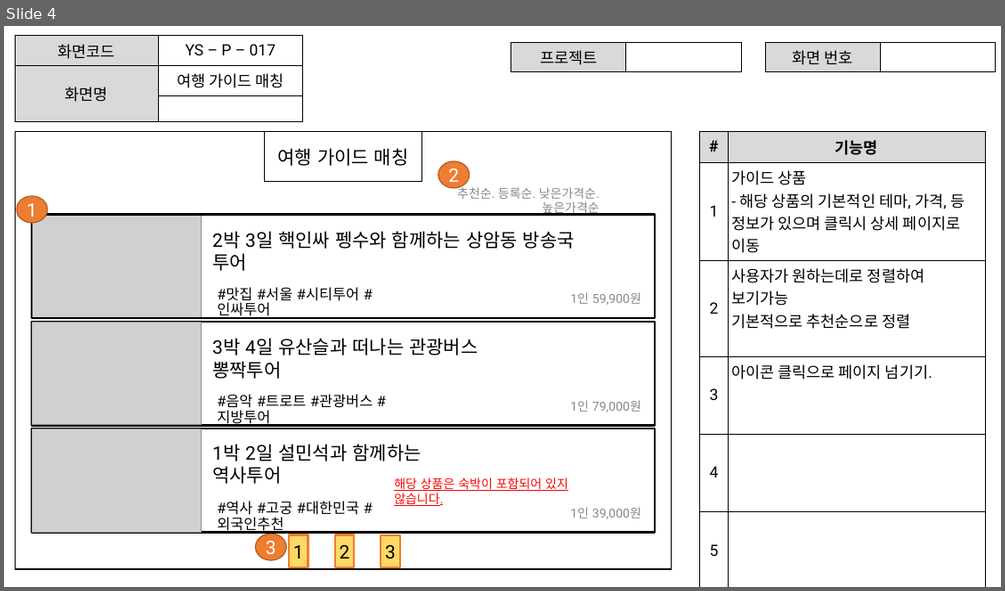
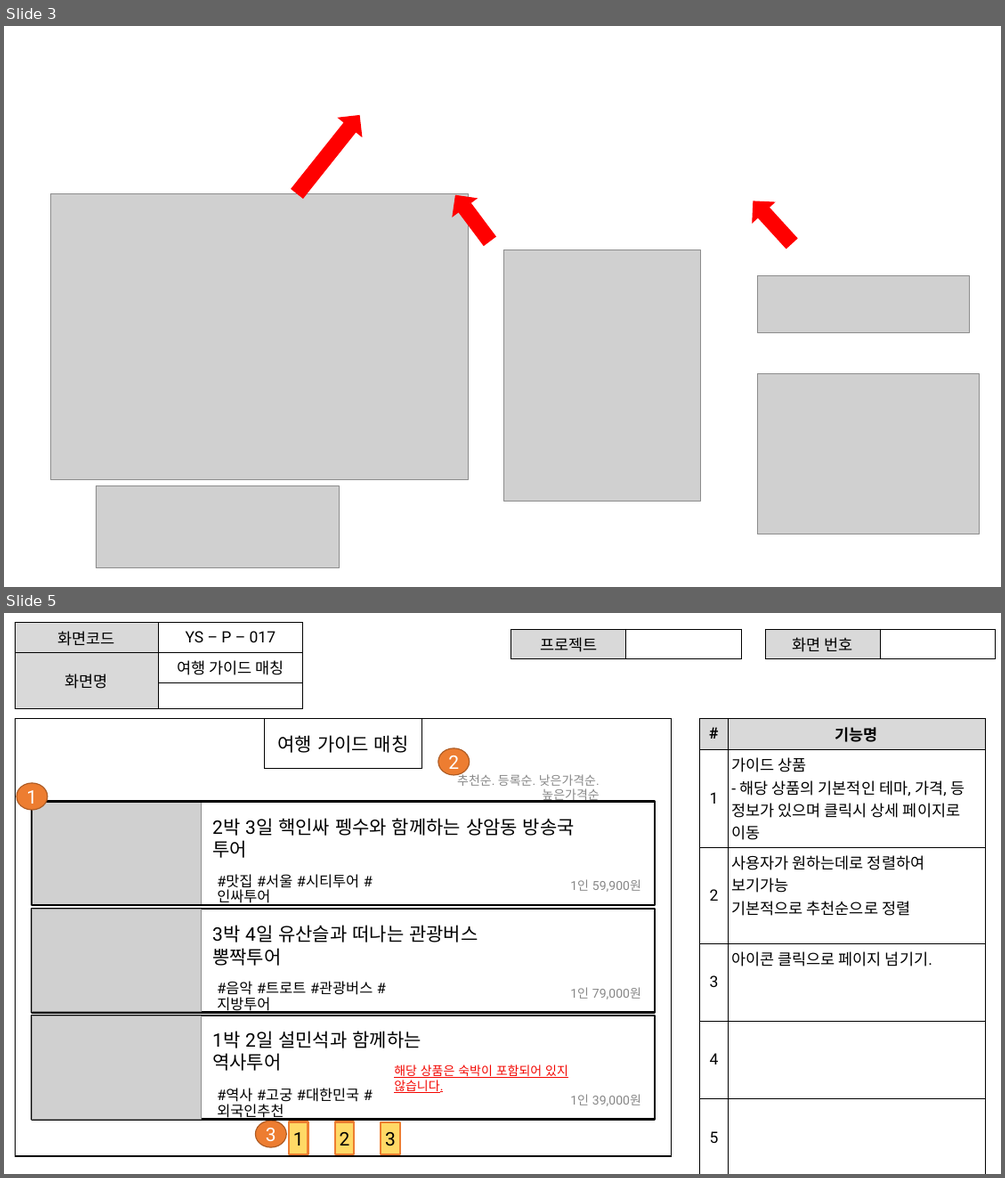
Before and after one commit to ezenteam2/TripMate, a slide deck: 0130용승.pptx. Shown one above the other, each under a label of ours: slide 4 before the commit, slides 3 and 5 after it; the slides between them are not shown. The pictures are 1005x591 and 1005x1178 pixels, drawn with LibreOffice and Linux fonts; fonts in the diff are those of the drawing; grey boxes stand for pictures; background and template pictures are left out. Boxes give left, top, right and bottom in pixels: in the first picture for what was removed or moved away, otherwise in the second. Text is boxed around its words. In the diff, an @@ line names an element or a change of style, - is before the commit and + after.

```diff
--- a/0130용승.pptx
+++ b/0130용승.pptx
@@ slide 3 added at bbox=[4, 26, 1001, 587], background picture (left out) @@
@@ right arrow added at bbox=[286, 106, 371, 202], fill #FF0000, outline #FF0000 1 pt @@
@@ picture added at bbox=[51, 193, 469, 479] @@
@@ right arrow added at bbox=[445, 186, 502, 249], fill #FF0000, outline #FF0000 1 pt @@
@@ right arrow added at bbox=[743, 192, 802, 253], fill #FF0000, outline #FF0000 1 pt @@
@@ picture added at bbox=[503, 249, 700, 501] @@
@@ picture added at bbox=[757, 276, 970, 332] @@
@@ picture added at bbox=[757, 374, 979, 534] @@
@@ picture added at bbox=[96, 486, 340, 567] @@
@@ what was slide 4 is now slide 5 @@
```
Also in this commit, not shown: 4 other slides added, 3 slides removed, 2 other files.
